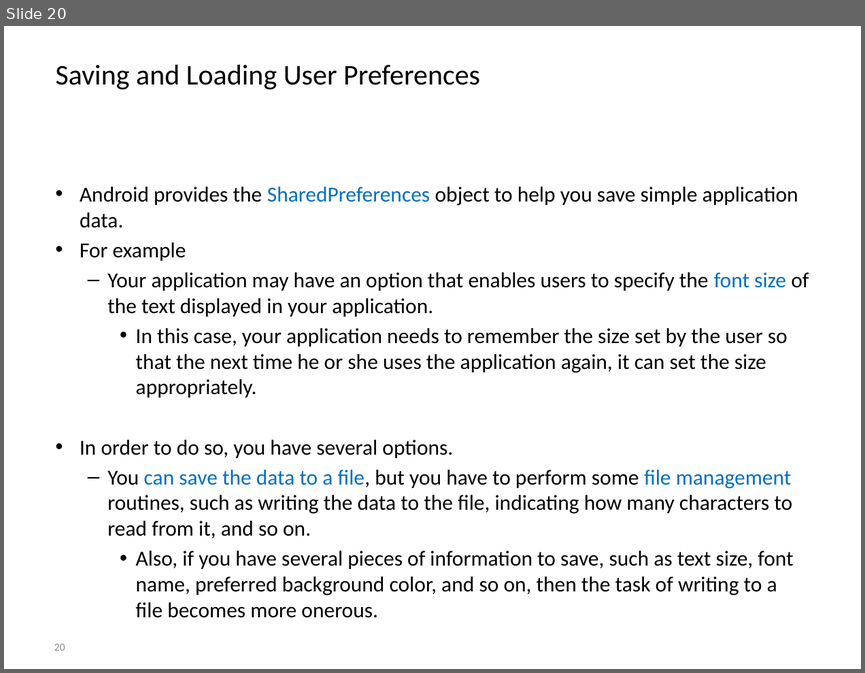
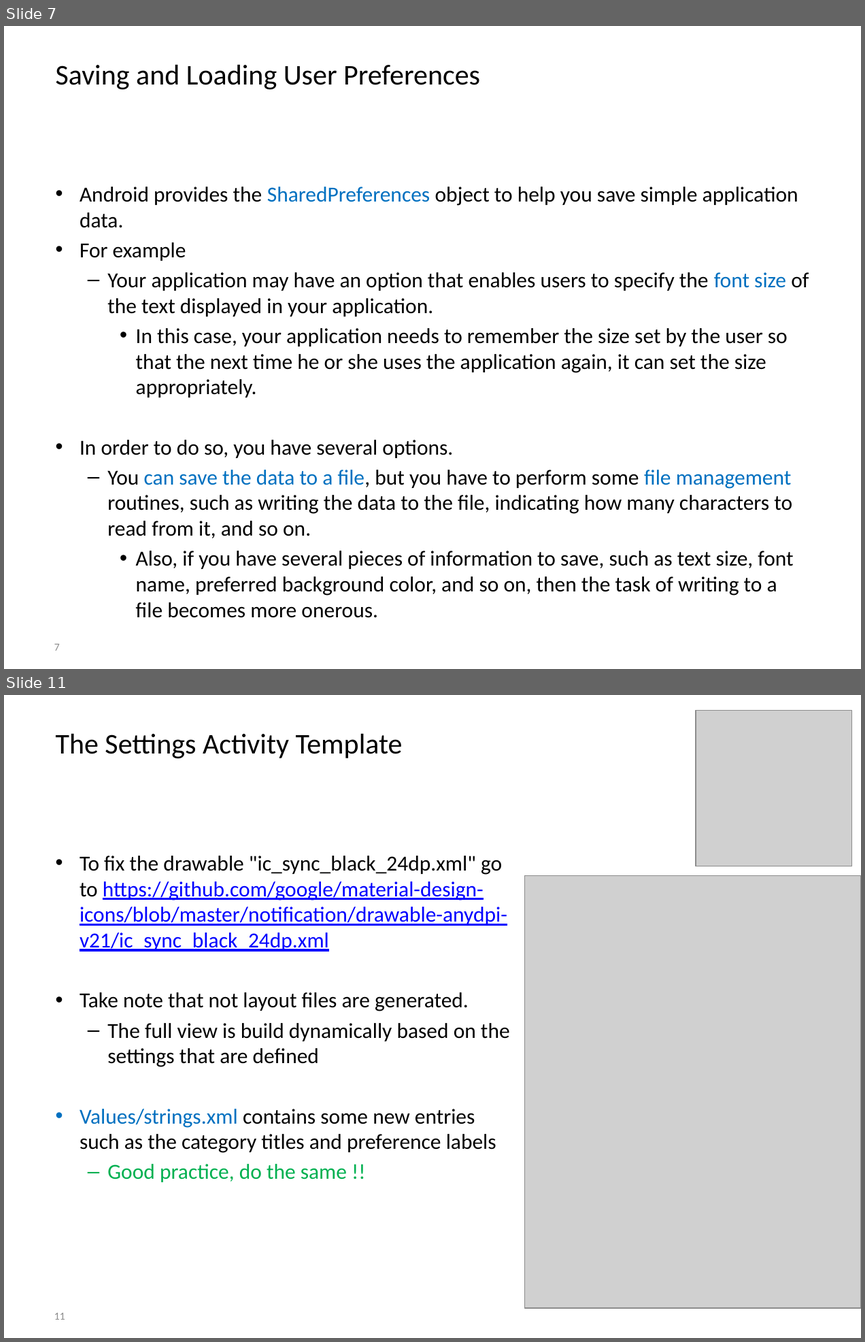
Before and after one commit to BioBoost/android_development_course, a slide deck: slides/chapter6_data_persistence.pptx. Shown one above the other, each under a label of ours: slide 20 before the commit, slides 7 and 11 after it; the slides between them are not shown. The pictures are 865x673 and 865x1342 pixels, drawn with LibreOffice and Linux fonts; fonts in the diff are those of the drawing; grey boxes stand for pictures; background and template pictures are left out. Boxes give left, top, right and bottom in pixels: in the first picture for what was removed or moved away, otherwise in the second. Text is boxed around its words. In the diff, an @@ line names an element or a change of style, - is before the commit and + after.

Commit message:
Add slides on preferences

```diff
--- a/slides/chapter6_data_persistence.pptx
+++ b/slides/chapter6_data_persistence.pptx
@@ slide 11 added at [4,695,861,1338], background picture (left out) @@
@@ picture added at [696,711,851,866] @@
@@ title added at [56,733,402,759], 24 pt, text #000000 @@
+The Settings Activity Template
@@ text added at [79,855,510,1182], 18 pt, text #000000 @@
+• To fix the drawable "ic_sync_black_24dp.xml" go to https://github.com/google/material-design-icons/blob/master/notification/drawable-anydpi-v21/ic_sync_black_24dp.xml
+• Take note that not layout files are generated.
+  – The full view is build dynamically based on the settings that are defined
+• Values/strings.xml contains some new entries such as the category titles and preference labels
+  – Good practice, do the same !!
@@ picture added at [524,876,861,1308] @@
@@ page number added at [54,1312,65,1319], 9 pt, text #8C8C8C @@
+11
@@ what was slide 20 is now slide 7 @@
@@ page number at [54,643,60,650]: text changed @@
-20
+7
```
Also in this commit, not shown: 3 slides changed, 8 other slides added, 20 slides removed, 42 other files.
